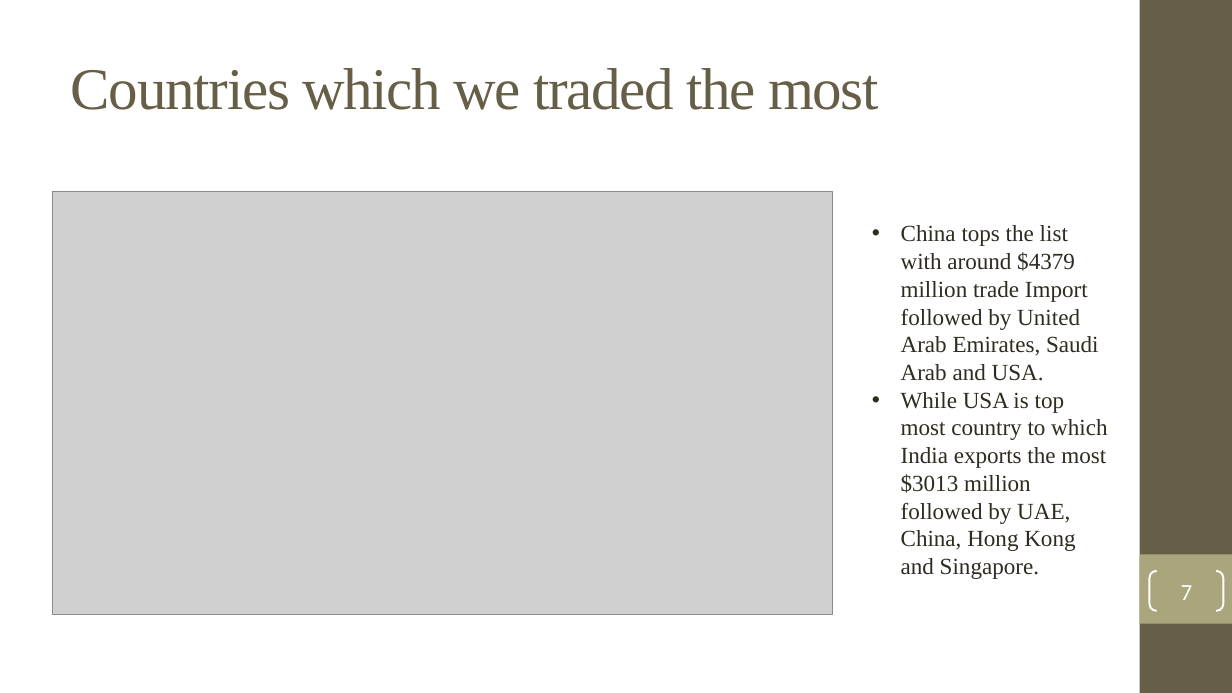
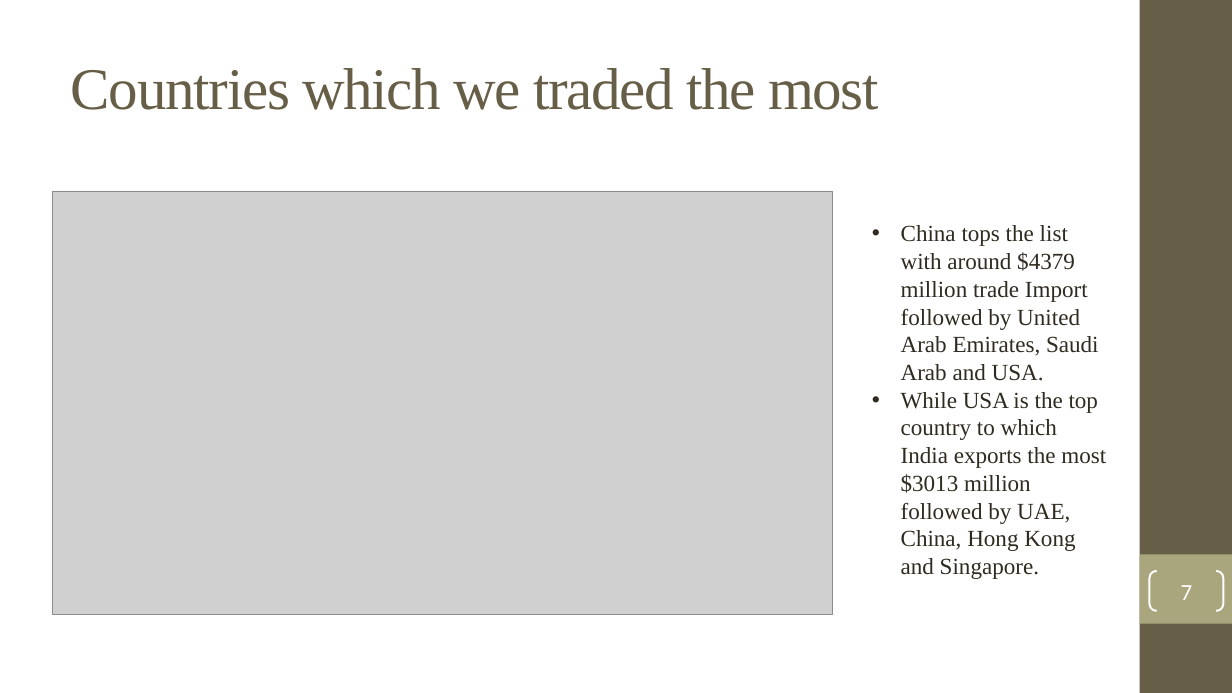
Before and after one commit to ForkedRepositories/Indian-Trade-Data-Analysis-and-Forecasting, a slide deck: slide 7 of Documents/Thesis/Indian Trade Analysis and Forecasting.pptx. Drawn at 1232x693 pixels with LibreOffice and Linux fonts; fonts in the diff are those of the drawing; grey boxes stand for pictures; background and template pictures are left out. Boxes give left, top, right and bottom in pixels: in the first picture for what was removed or moved away, otherwise in the second. Text is boxed around its words. In the diff, an @@ line names an element or a change of style, - is before the commit and + after.

Commit message:
grammar check, references, tech used, corrections

```diff
--- a/Documents/Thesis/Indian Trade Analysis and Forecasting.pptx
+++ b/Documents/Thesis/Indian Trade Analysis and Forecasting.pptx
@@ text at (x1=901, y1=392, x2=1106, y2=579): text changed @@
-• While USA is top most country to which India exports the most $3013 million followed by UAE, China, Hong Kong and Singapore.
+• While USA is the top country to which India exports the most $3013 million followed by UAE, China, Hong Kong and Singapore.
```
Also in this commit, not shown: 8 other slides changed, 2 slides added.
